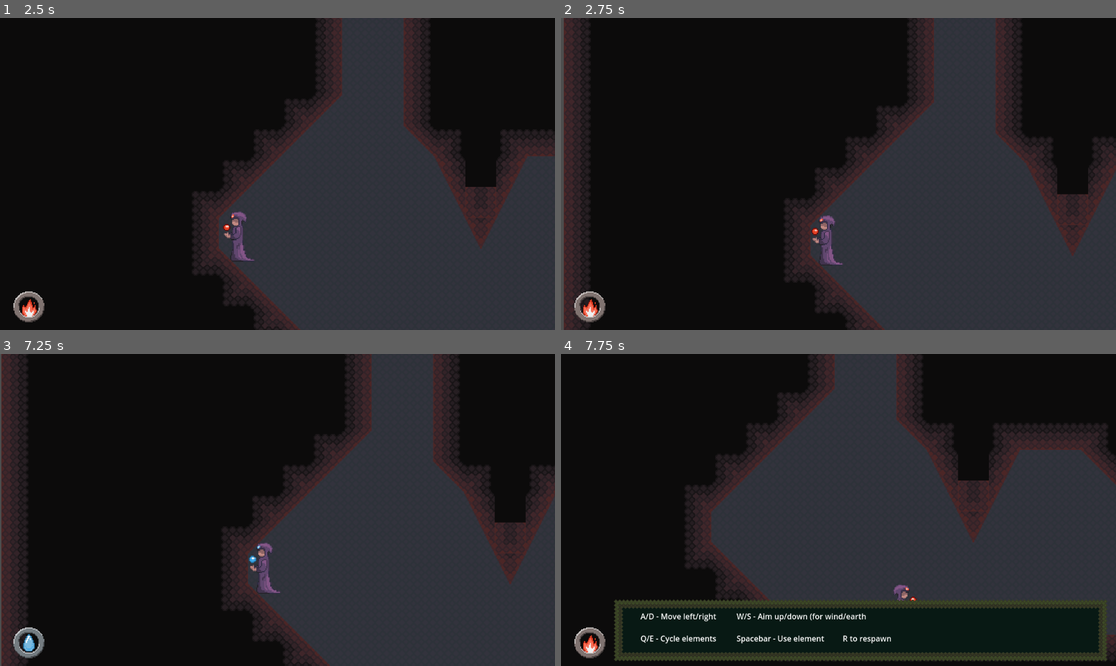
Above: before the commit, frames 1-4 (two rows, left to right).
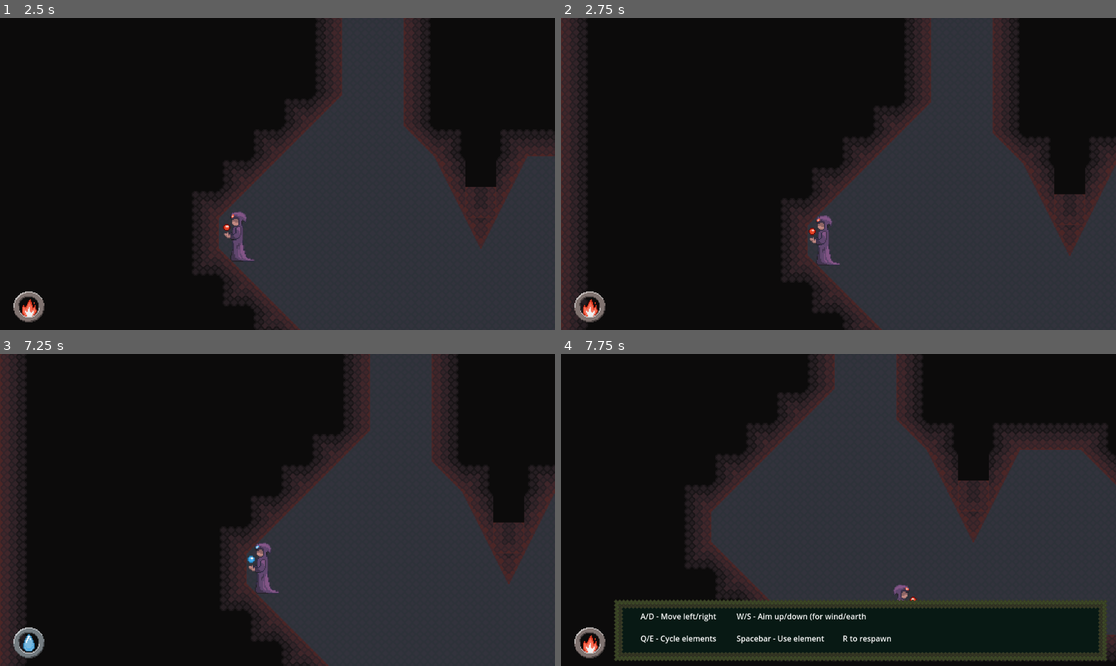
Above: after the commit, the same moments.

Repository: hanseei/superwizquest
Game: Godot game, scene res://Assets/Nodes/Scenes/intro_stage.tscn
Same seed, same stepped clock (60 frames per second), same inputs: the game is played once before the commit and once after it. This scene is started directly instead of the project's main scene.
Inputs:
- Up to frame 1 (2.5 s): hold E (E) 0.53-1.28 s; hold D (move_right) 0.53-2.03 s; tap W (move_up) at 0.77, 1.52 s; tap Q (Q) at 1.35 s; hold A (move_left) from 2.03 s (still down); hold R (R) from 2.03 s (still down)
- Up to frame 2 (2.75 s): keep holding A (move_left); keep holding R (R)
- Up to frame 3 (7.25 s): release A (move_left) at 2.78 s; release R (R) at 2.78 s; hold D (move_right) 2.78-4.28 s; tap Space (space) at 2.85, 5.85 s; tap W (move_up) at 3.02, 3.77, 4.52, 6.02, 6.77 s; hold E (E) 3.53-4.28 s; hold A (move_left) 4.28-5.03 s; tap Q (Q) at 4.35 s; hold D (move_right) 5.03-5.78 s; hold R (R) 5.03-5.78 s; hold A (move_left) from 5.78 s (still down); hold E (E) from 6.53 s (still down)
- Up to frame 4 (7.75 s): release A (move_left) at 7.28 s; release E (E) at 7.28 s; hold D (move_right) from 7.28 s (still down); tap Q (Q) at 7.35 s; tap W (move_up) at 7.52 s

Frame 1 is identical in both runs. In frame 2, 3.2% of the frame differs, in the area x 0-100%, y 0-100%; in frame 3, 1.4%; in frame 4, nothing differs.

Commit message:
Fixed camera limits for intro stage and stage 1

Diff:
--- a/Assets/Nodes/Scenes/intro_stage.tscn
+++ b/Assets/Nodes/Scenes/intro_stage.tscn
@@ -49,7 +49,8 @@
 [node name="Camera2D" type="Camera2D" parent="Player"]
 offset = Vector2(0, -64)
 zoom = Vector2(2, 2)
-limit_left = -1000
+limit_left = -416
+limit_right = 2112
 position_smoothing_enabled = true
 drag_left_margin = 0.5
 drag_right_margin = 0.53
--- a/Assets/Nodes/Scenes/stage_1.tscn
+++ b/Assets/Nodes/Scenes/stage_1.tscn
@@ -3,13 +3,13 @@
 [ext_resource type="TileSet" uid="uid://b0v4a7l6w4wsg" path="res://Assets/TilesetResources/groundTiles.tres" id="1_wkxd6"]
 [ext_resource type="PackedScene" uid="uid://clnon8w5k6rob" path="res://Assets/Nodes/Actors/Player/player.tscn" id="2_mw5mx"]
 [ext_resource type="PackedScene" uid="uid://b22d3disdyijl" path="res://Assets/Nodes/Actors/Interactables/door.tscn" id="3_mw5mx"]
-[ext_resource type="PackedScene" uid="uid://cbdaebxn04oax" path="res://Assets/Nodes/Actors/Interactables/stone.tscn" id="4_30h0p"]
+[ext_resource type="PackedScene" uid="uid://cbdaebxn04oax" path="res://Assets/Nodes/Actors/Interactables/Stone.tscn" id="4_30h0p"]
 [ext_resource type="PackedScene" uid="uid://bovilvnyemh8r" path="res://Assets/Nodes/Actors/Interactables/stone_bucket.tscn" id="5_nx6fx"]
 [ext_resource type="Script" uid="uid://c3bmiiwme5v7i" path="res://Assets/Nodes/Actors/Interactables/Scripts/killzone.gd" id="6_iw2le"]
 [ext_resource type="PackedScene" uid="uid://cwbjkioh2y6bw" path="res://Assets/Nodes/Actors/Interactables/torch.tscn" id="6_nx6fx"]
 [ext_resource type="PackedScene" uid="uid://blc2megwvlwmr" path="res://Assets/Nodes/Actors/Interactables/bucket.tscn" id="7_iw2le"]
 [ext_resource type="PackedScene" uid="uid://dp1slpa606d67" path="res://Assets/Nodes/Actors/NPCs/basic_enemy.tscn" id="10_erqct"]
-[ext_resource type="PackedScene" uid="uid://c6w6sml6708vq" path="res://Assets/Nodes/Actors/Interactables/respawn.tscn" id="10_nvs2a"]
+[ext_resource type="PackedScene" path="res://Assets/Nodes/Actors/Interactables/respawn.tscn" id="10_nvs2a"]
 
 [sub_resource type="RectangleShape2D" id="RectangleShape2D_sletn"]
 size = Vector2(319, 32)
@@ -29,7 +29,8 @@
 [node name="Camera2D" type="Camera2D" parent="Player"]
 offset = Vector2(0, -64)
 zoom = Vector2(2, 2)
-limit_left = -1000
+limit_left = 128
+limit_right = 11264
 position_smoothing_enabled = true
 drag_left_margin = 0.5
 drag_right_margin = 0.53
